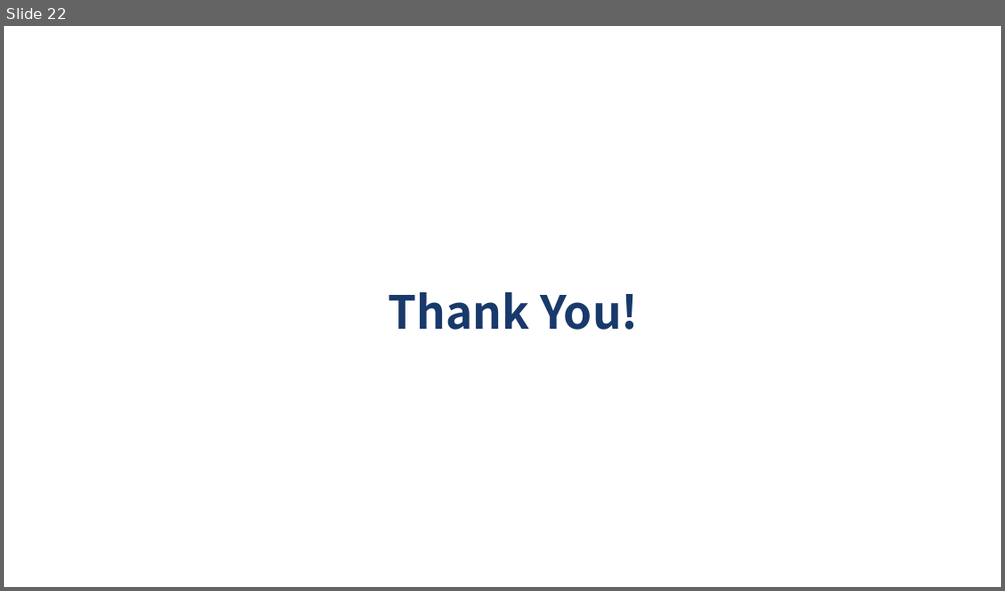
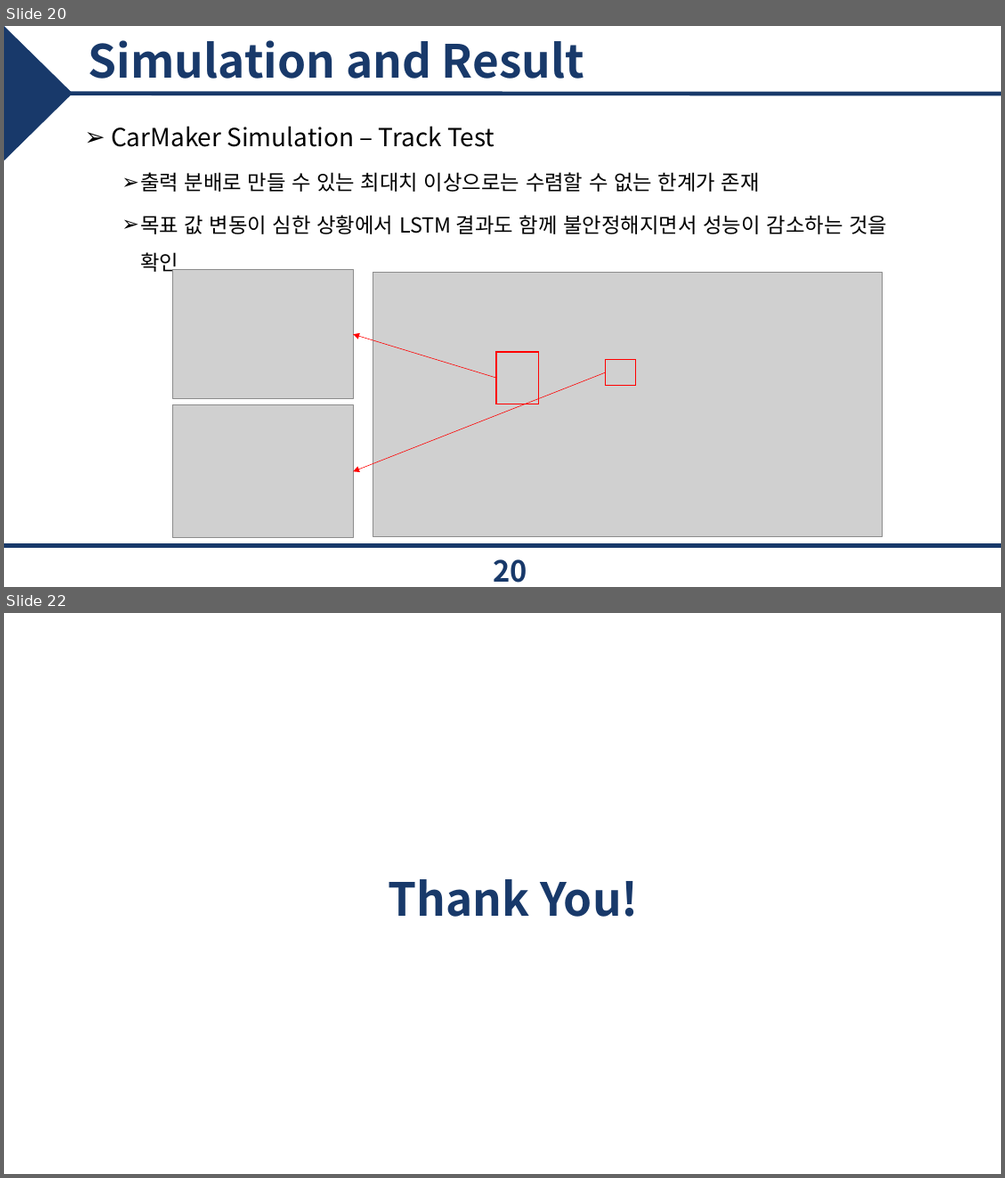
Before and after one commit to epoxx-arch/Torque_vectoringthesis, a slide deck: 졸업 논문/JCCI 발표.pptx. Shown one above the other, each under a label of ours: slide 22 before the commit, slides 20 and 22 after it; the slides between them are not shown. The pictures are 1005x591 and 1005x1178 pixels, drawn with LibreOffice and Linux fonts; fonts in the diff are those of the drawing; grey boxes stand for pictures; background and template pictures are left out. Boxes give left, top, right and bottom in pixels: in the first picture for what was removed or moved away, otherwise in the second. Text is boxed around its words. In the diff, an @@ line names an element or a change of style, - is before the commit and + after.

```diff
--- a/졸업 논문/JCCI 발표.pptx
+++ b/졸업 논문/JCCI 발표.pptx
@@ slide 20 added at (4, 26, 1001, 587), background #FFFFFF @@
@@ triangle added at (4, 26, 73, 160), fill #18396A @@
@@ title added at (89, 40, 584, 79), 44 pt, text #18396A, bold @@
+Simulation and Result
@@ line added from (4, 94) to (1001, 94), #18396A 4 pt @@
@@ text added at (111, 126, 887, 275), 20 pt, text #000000 @@
+➢ CarMaker Simulation – Track Test
+  ➢ 출력 분배로 만들 수 있는 최대치 이상으로는 수렴할 수 없는 한계가 존재
+  ➢ 목표 값 변동이 심한 상황에서 LSTM 결과도 함께 불안정해지면서 성능이 감소하는 것을 확인
@@ group added at (172, 270, 882, 538): 3 pictures, 2 rectangles, 2 arrows @@
@@ line added from (1001, 546) to (4, 546), #18396A 4 pt @@
@@ page number added at (494, 559, 527, 582), 28 pt, text #18396A, bold @@
+20
```
Also in this commit, not shown: 7 slides changed, 1 slide removed, 2 other files.
